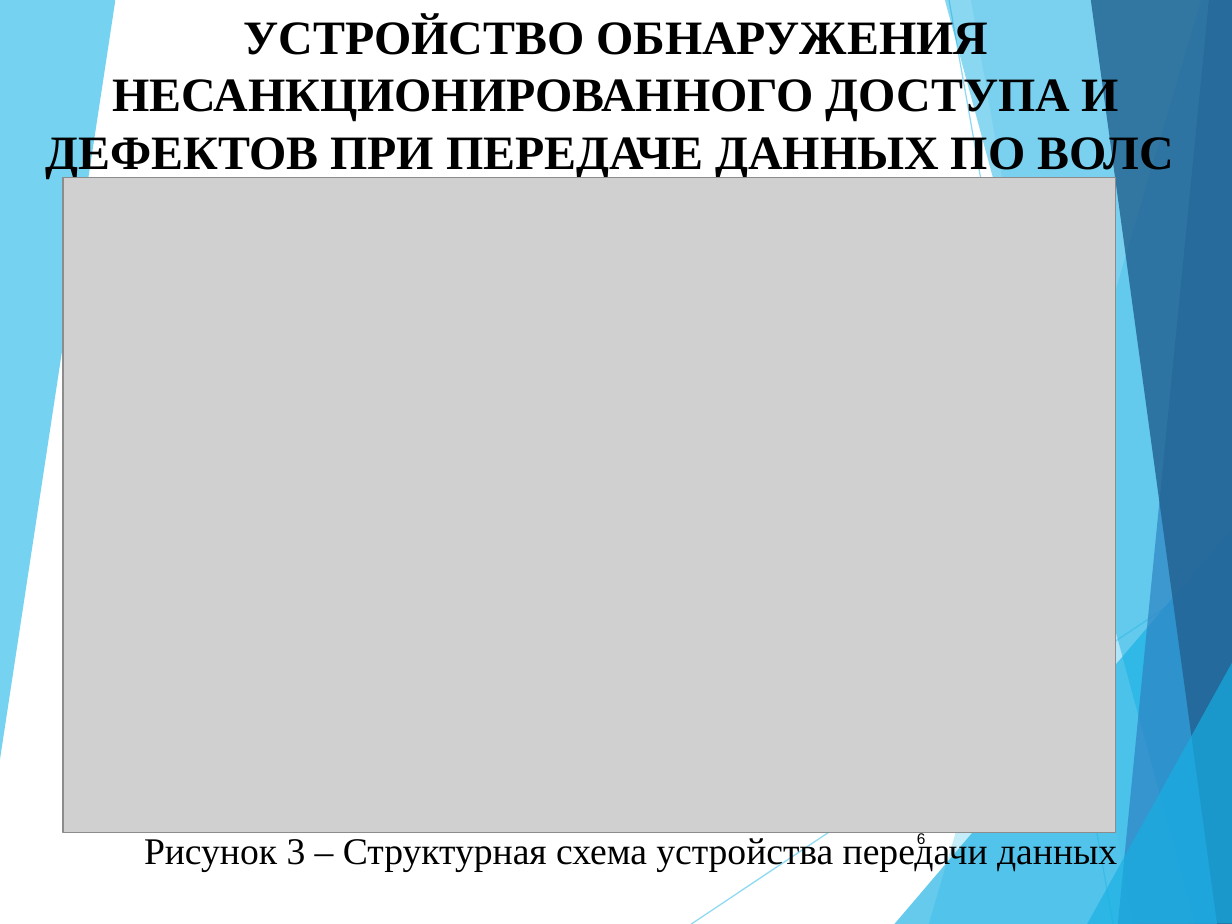
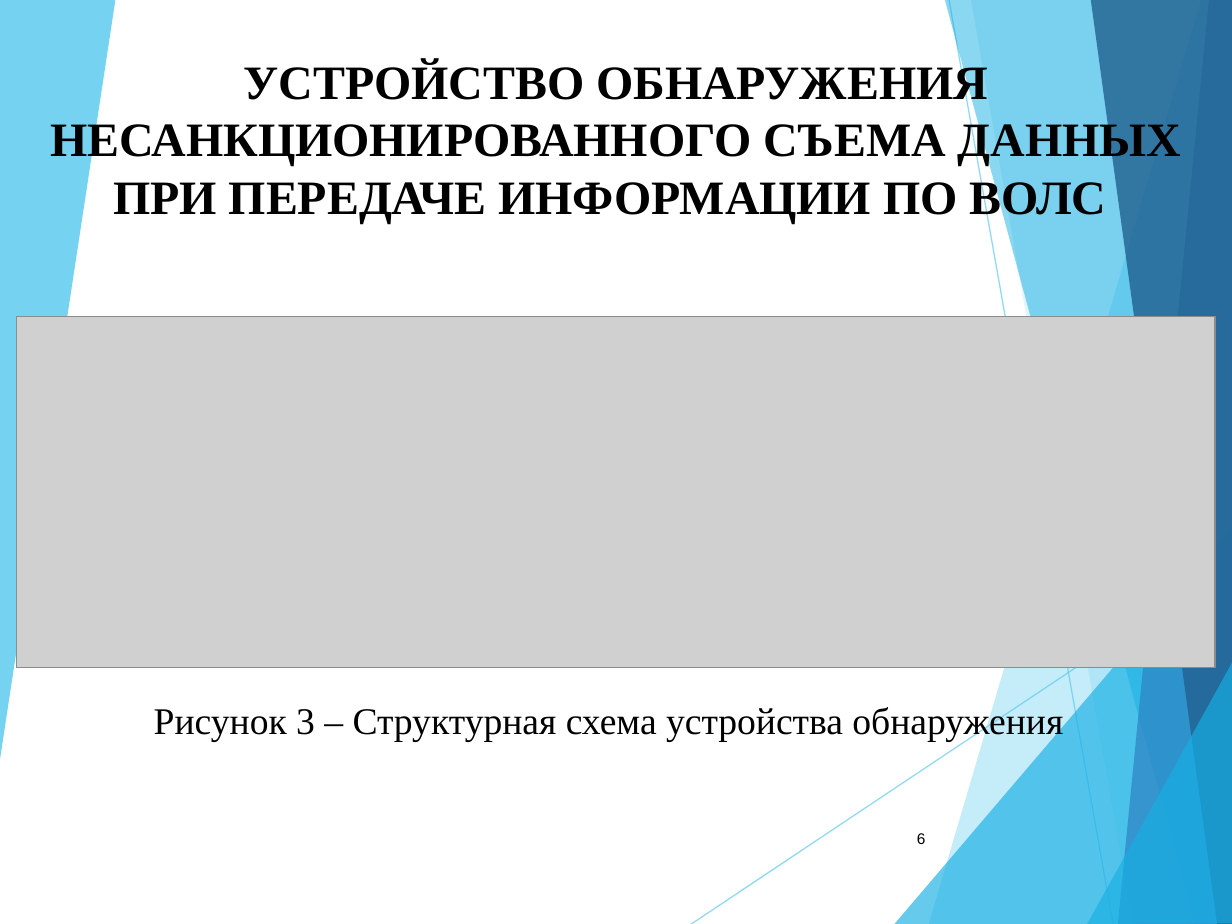
Before and after one commit to blackPrincess31/My_diplom, a slide deck: slide 6 of Доклад.ppt. Drawn at 1232x924 pixels with LibreOffice and Linux fonts; fonts in the diff are those of the drawing; grey boxes stand for pictures. Boxes give left, top, right and bottom in pixels: in the first picture for what was removed or moved away, otherwise in the second. Text is boxed around its words. In the diff, an @@ line names an element or a change of style, - is before the commit and + after.

Commit message:
доклад (+ схема)

```diff
--- a/Доклад.ppt
+++ b/Доклад.ppt
@@ text at bbox=[50, 61, 1181, 223]: text changed @@
-УСТРОЙСТВО ОБНАРУЖЕНИЯ НЕСАНКЦИОНИРОВАННОГО ДОСТУПА И ДЕФЕКТОВ ПРИ ПЕРЕДАЧЕ ДАННЫХ ПО ВОЛС
+УСТРОЙСТВО ОБНАРУЖЕНИЯ НЕСАНКЦИОНИРОВАННОГО СЪЕМА ДАННЫХ ПРИ ПЕРЕДАЧЕ ИНФОРМАЦИИ ПО ВОЛС
@@ picture: place and size @@
-picture at bbox=[63, 177, 1115, 832]
+picture at bbox=[17, 317, 1216, 668]
@@ text at bbox=[154, 705, 1063, 742]: text changed @@
-Рисунок 3 – Структурная схема устройства передачи данных
+Рисунок 3 – Структурная схема устройства обнаружения
```
Also in this commit, not shown: 2 slides added, 2 slides removed, 1 other file.
